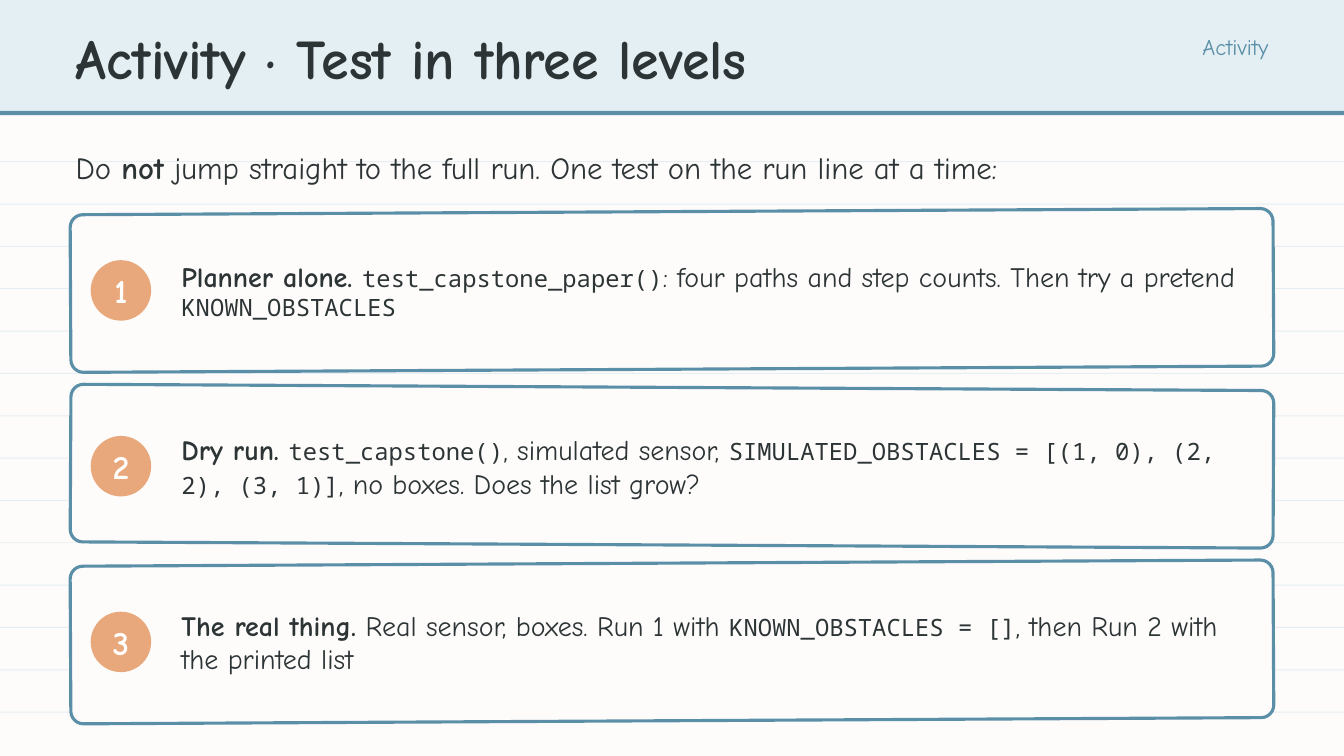
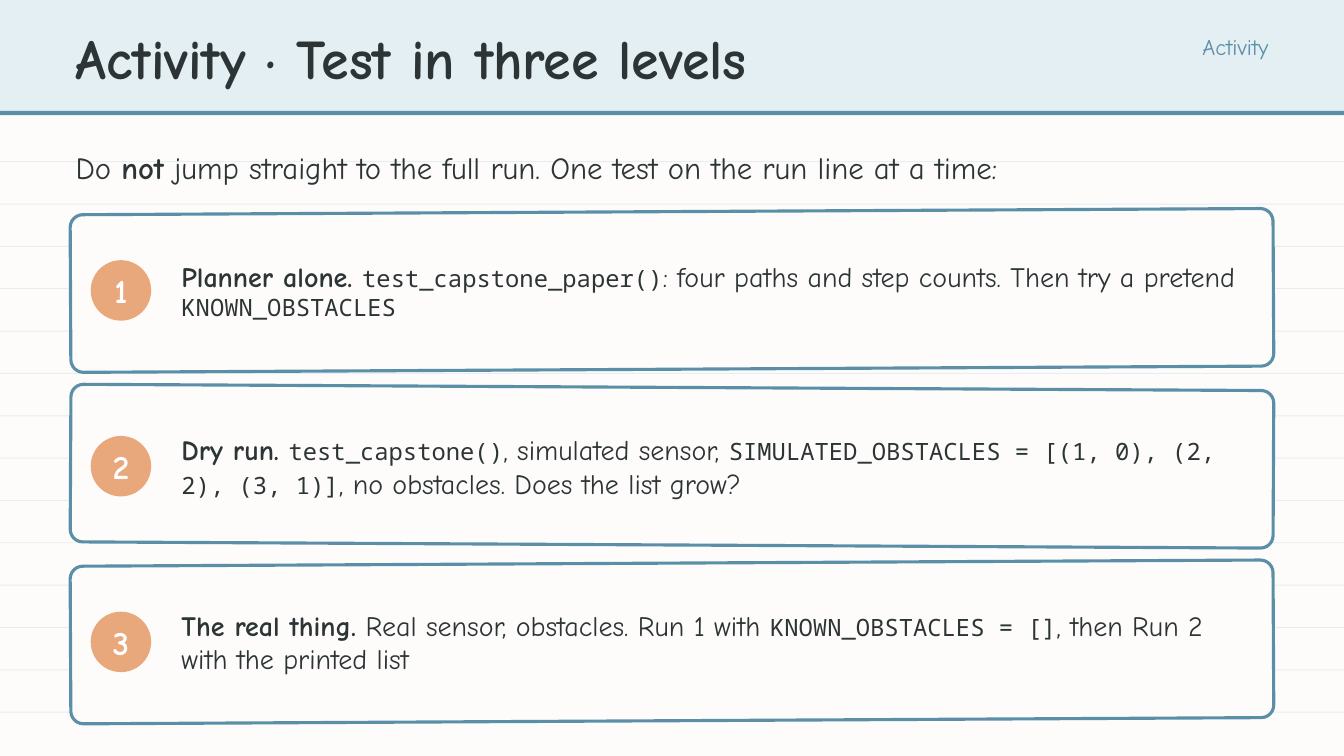
Before and after one commit to bradamiller/LearningPython, a slide deck: slide 19 of static/slides/module-05-pathfinding/module-5-lesson-09-capstone-project.pptx. Drawn at 1344x756 pixels with LibreOffice and Linux fonts; fonts in the diff are those of the drawing. Boxes give left, top, right and bottom in pixels: in the first picture for what was removed or moved away, otherwise in the second. Text is boxed around its words. In the diff, an @@ line names an element or a change of style, - is before the commit and + after.

```diff
--- a/static/slides/module-05-pathfinding/module-5-lesson-09-capstone-project.pptx
+++ b/static/slides/module-05-pathfinding/module-5-lesson-09-capstone-project.pptx
@@ text at (x1=181, y1=441, x2=1215, y2=500): text changed @@
-Dry run. test_capstone(), simulated sensor, SIMULATED_OBSTACLES = [(1, 0), (2, 2), (3, 1)], no boxes. Does the list grow?
+Dry run. test_capstone(), simulated sensor, SIMULATED_OBSTACLES = [(1, 0), (2, 2), (3, 1)], no obstacles. Does the list grow?
@@ text at (x1=181, y1=617, x2=1203, y2=675): text changed @@
-The real thing. Real sensor, boxes. Run 1 with KNOWN_OBSTACLES = [], then Run 2 with the printed list
+The real thing. Real sensor, obstacles. Run 1 with KNOWN_OBSTACLES = [], then Run 2 with the printed list
```
Also in this commit, not shown: 2 other slides changed, 11 other files.
